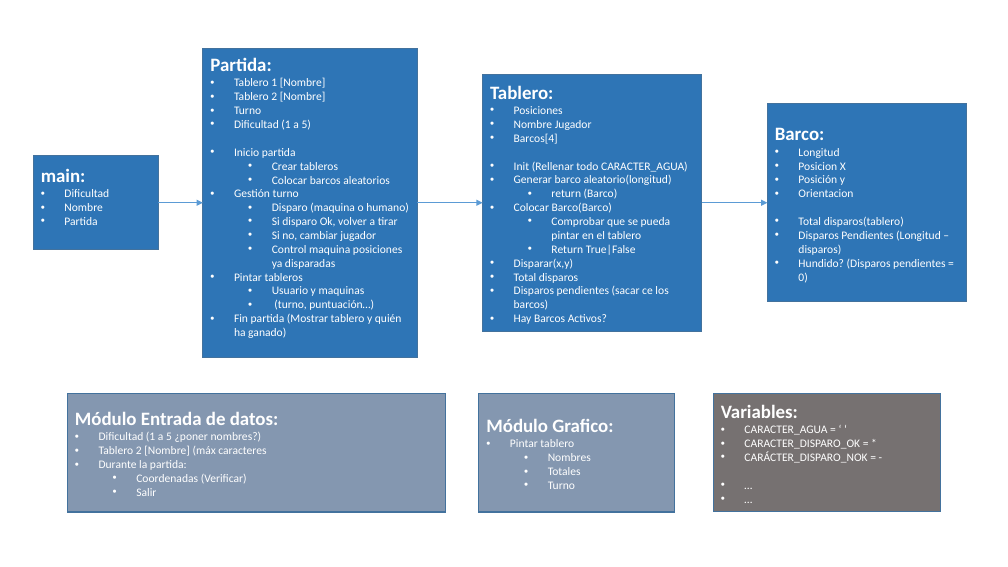
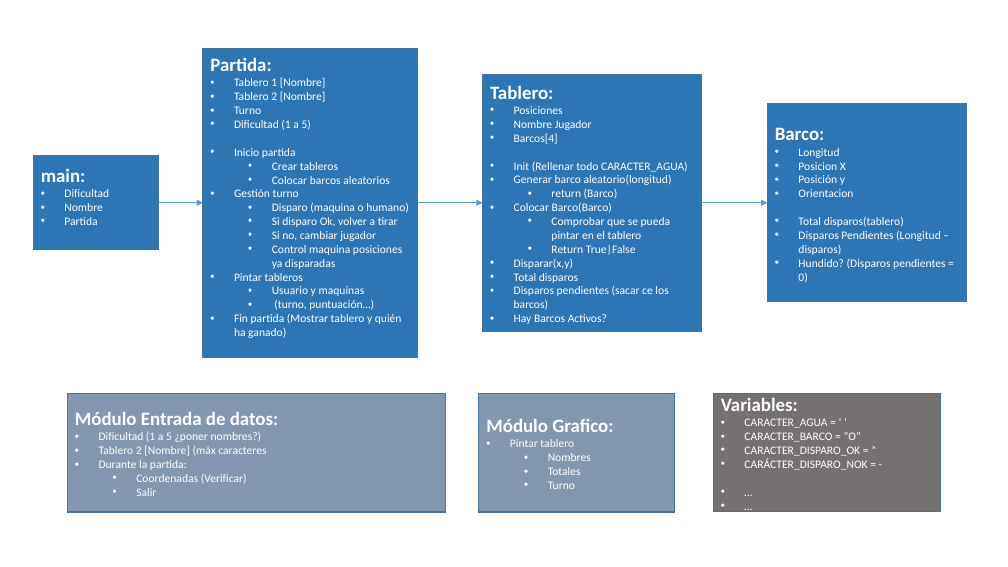
Before and after one commit to mPuchadesdo/Team-Challenge---Team-Victory, a slide deck: slide 1 of Documentacion/JBC/HUNDIR LA FLOTA - ANÁLIISIS.pptx. Drawn at 1008x567 pixels with LibreOffice and Linux fonts; fonts in the diff are those of the drawing. Boxes give left, top, right and bottom in pixels: in the first picture for what was removed or moved away, otherwise in the second. Text is boxed around its words. In the diff, an @@ line names an element or a change of style, - is before the commit and + after.

Commit message:
DOC_ Actualizada variables

```diff
--- a/Documentacion/JBC/HUNDIR LA FLOTA - ANÁLIISIS.pptx
+++ b/Documentacion/JBC/HUNDIR LA FLOTA - ANÁLIISIS.pptx
@@ text in rectangle at (x1=744, y1=432, x2=861, y2=442): paragraph added @@
+• CARACTER_BARCO = “O”
```
